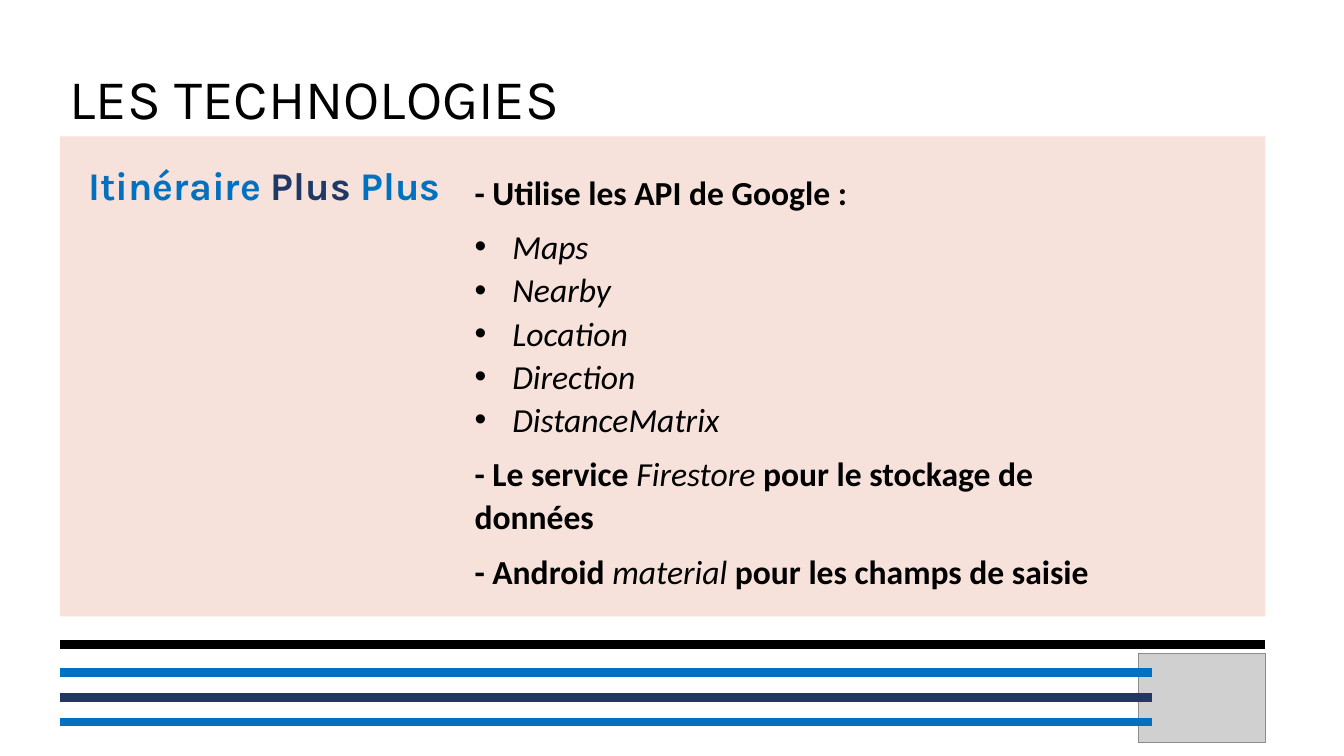
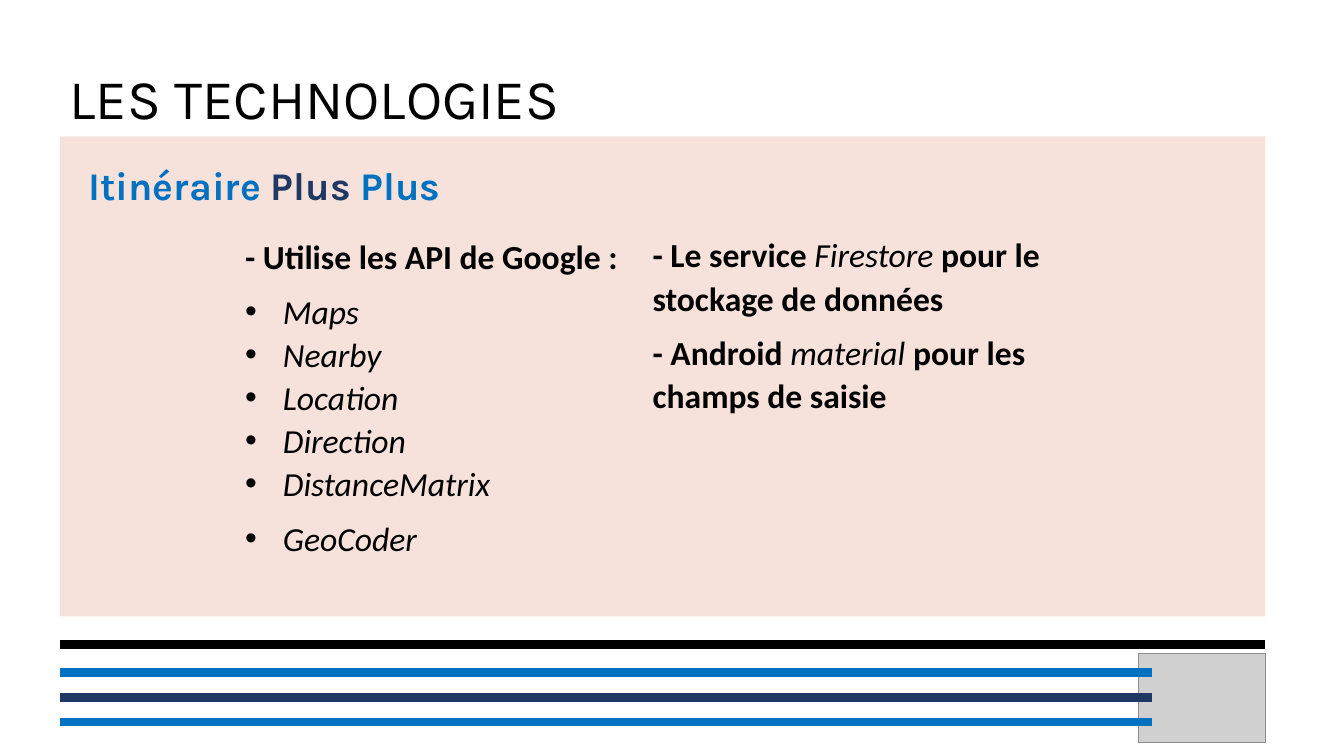
Before and after one commit to MrRalkin/projet, a slide deck: slide 7 of Docs/Présentation/IPP-Show.pptx. Drawn at 1344x756 pixels with LibreOffice and Linux fonts; fonts in the diff are those of the drawing; grey boxes stand for pictures; background and template pictures are left out. Boxes give left, top, right and bottom in pixels: in the first picture for what was removed or moved away, otherwise in the second. Text is boxed around its words. In the diff, an @@ line names an element or a change of style, - is before the commit and + after.

```diff
--- a/Docs/Présentation/IPP-Show.pptx
+++ b/Docs/Présentation/IPP-Show.pptx
@@ text "- Utilise les API de ...": place and size @@
-text "- Utilise les API de ..." at <box>475,181,1089,590</box>
+text "- Utilise les API de ..." at <box>263,245,601,552</box>
@@ text added at <box>653,243,1040,414</box>, 24 pt, text #000000, bold @@
+- Le service Firestore pour le stockage de données
+- Android material pour les champs de saisie
@@ text at <box>283,527,417,552</box>: text changed; bold off; italic on @@
-- Le service Firestore pour le stockage de données
-- Android material pour les champs de saisie
+• GeoCoder
```
Also in this commit, not shown: 1 other file.
